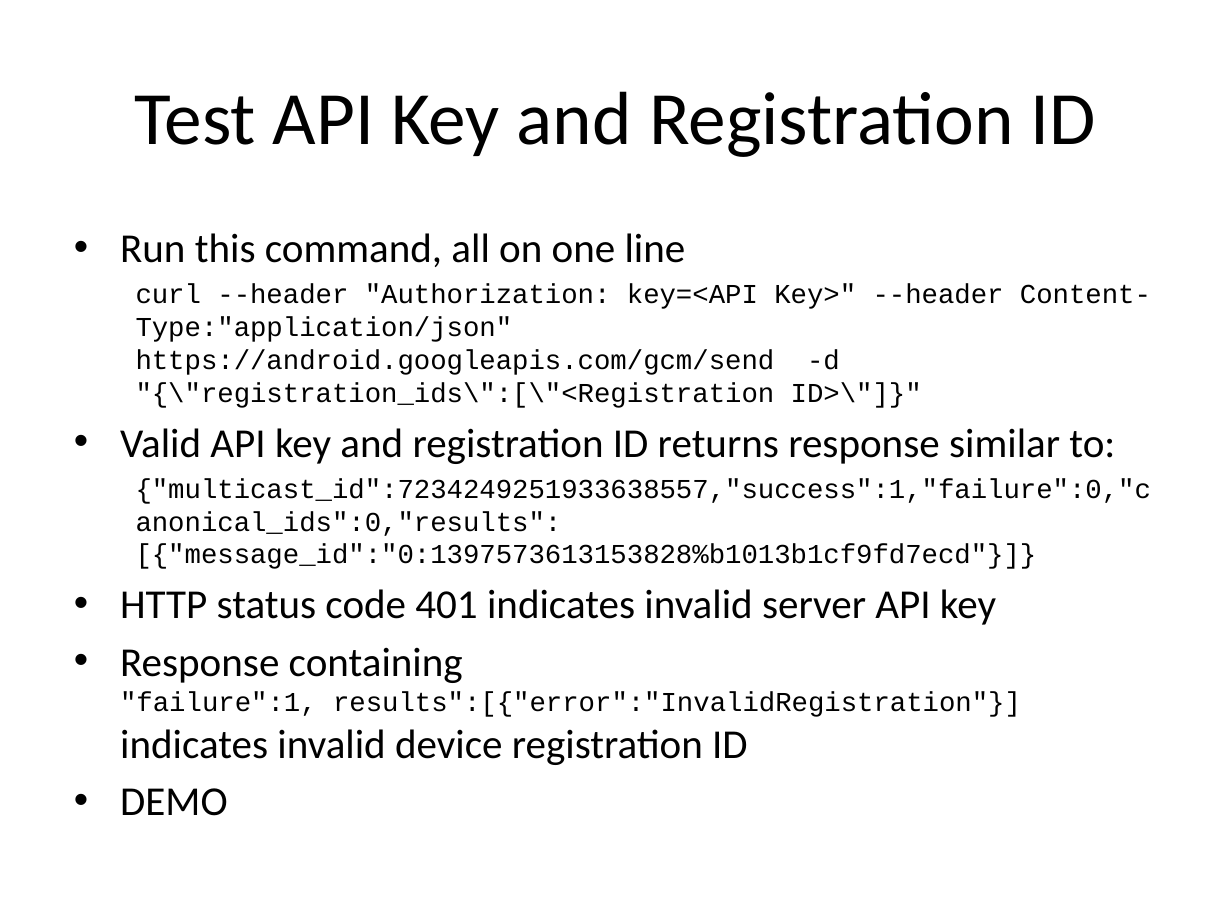
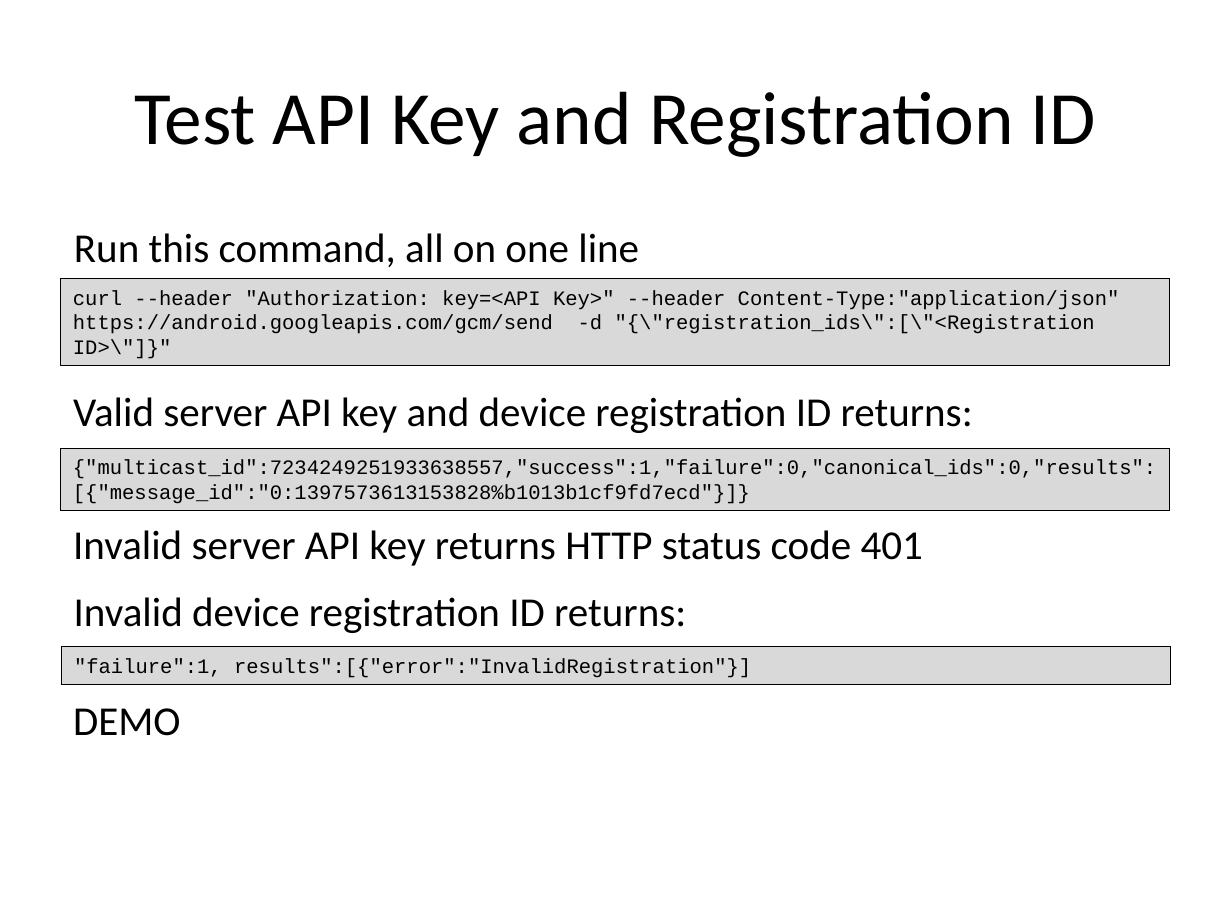
Before and after one commit to LeadingEDJE/MobilePushNotification, a slide deck: slide 19 of Implementing Push Notification in Android.pptx (slide 15 before the commit). Drawn at 1232x924 pixels with LibreOffice and Linux fonts; fonts in the diff are those of the drawing; background and template pictures are left out. Boxes give left, top, right and bottom in pixels: in the first picture for what was removed or moved away, otherwise in the second. Text is boxed around its words. In the diff, an @@ line names an element or a change of style, - is before the commit and + after.

```diff
--- a/Implementing Push Notification in Android.pptx
+++ b/Implementing Push Notification in Android.pptx
@@ text "Run this command, all on ..." at bbox=[74, 233, 639, 267]: bullet • to none @@
@@ rectangle added at bbox=[60, 278, 1169, 366], fill #D9D9D9, outline #000000 0.75 pt, 12 pt, text #000000 @@
+curl --header "Authorization: key=<API Key>" --header Content-Type:"application/json" https://android.googleapis.com/gcm/send -d "{\"registration_ids\":[\"<Registration ID>\"]}"
@@ text at bbox=[120, 284, 1152, 816]: paragraphs removed @@
-  curl --header "Authorization: key=<API Key>" --header Content-Type:"application/json" https://android.googleapis.com/gcm/send -d "{\"registration_ids\":[\"<Registration ID>\"]}"
-• Valid API key and registration ID returns response similar to:
-  {"multicast_id":7234249251933638557,"success":1,"failure":0,"canonical_ids":0,"results":[{"message_id":"0:1397573613153828%b1013b1cf9fd7ecd"}]}
-• HTTP status code 401 indicates invalid server API key
-• Response containing
-  "failure":1, results":[{"error":"InvalidRegistration"}]
-  indicates invalid device registration ID
-• DEMO
@@ text added at bbox=[73, 397, 973, 433], 24 pt, text #000000 @@
+Valid server API key and device registration ID returns:
@@ rectangle added at bbox=[60, 448, 1169, 510], fill #D9D9D9, outline #000000 0.75 pt, 12 pt, text #000000 @@
+{"multicast_id":7234249251933638557,"success":1,"failure":0,"canonical_ids":0,"results":[{"message_id":"0:1397573613153828%b1013b1cf9fd7ecd"}]}
@@ text added at bbox=[73, 530, 923, 566], 24 pt, text #000000 @@
+Invalid server API key returns HTTP status code 401
@@ text added at bbox=[74, 597, 686, 633], 24 pt, text #000000 @@
+Invalid device registration ID returns:
@@ rectangle added at bbox=[62, 647, 1170, 684], fill #D9D9D9, outline #000000 0.75 pt, 12 pt, text #000000 @@
+"failure":1, results":[{"error":"InvalidRegistration"}]
@@ text added at bbox=[73, 708, 181, 736], 24 pt, text #000000 @@
+DEMO
```
Also in this commit, not shown: 10 other slides changed, 3 other files.
